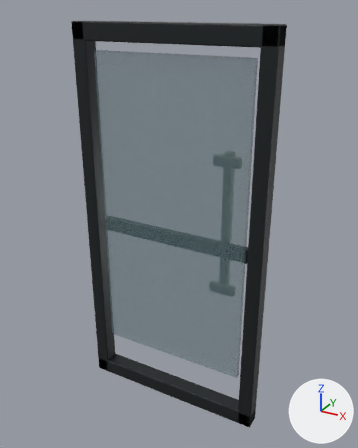
One commit to the glTF model assets/models3d/props/exterior_glass_door_leaf.glb: the scene before it, then after it.
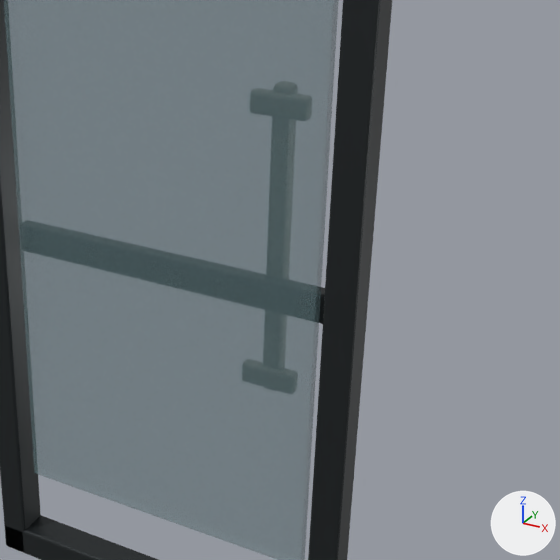
Each version appears first whole from a 50 mm camera at (1.073, -1.871, 1.959) aimed at (0.022, 0.039, 1.004), and next in a close-up on the part from 27% to 100% of the width and 25% to 84% of the height. The axes (+X, +Y, +Z) are drawn at lower right. The lights are the same throughout. The first two pictures are the older version. Vertices at exactly the same position are counted once.

Names of what the first close-up shows: 'exterior_glass_door_leaf'.
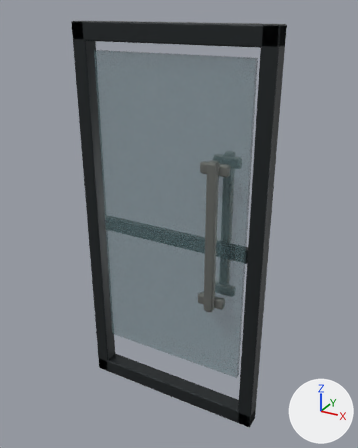
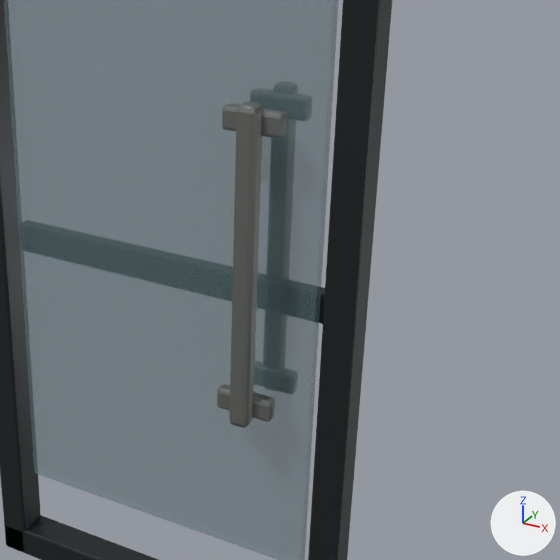
Commit message: added door models

The change, as JSON lines over the scene's bpy script:
```json
{"block": "me_cube_013", "where": "# used by ob_exterior_glass_door_leaf; location = (0.0, 0.0, 0.0)"}
{"op": "remove", "block": "me_cube_013", "code": "me_cube_013.from_pydata(...)  # 520 vertices, 1064 faces; spans x -0.47..0.47, y -0.04..0.11, z 0.0..1.9"}
{"op": "add", "block": "me_cube_013", "code": "me_cube_013.from_pydata(...)  # 688 vertices, 1388 faces; spans x -0.47..0.47, y -0.11..0.11, z 0.0..1.9"}
{"block": "me_cube_013", "change": "me_cube_013 part 1: the loose piece of 56 vertices spanning x 0.23..0.27, y 0.06..0.11, z 0.66..1.38 is copied, and the copy is moved by (0.0, -0.17, 0.0); it spans x 0.23..0.27, y -0.11..-0.06, z 0.66..1.38"}
{"block": "me_cube_013", "change": "me_cube_013 part 2: the loose piece of 56 vertices spanning x 0.19..0.31, y 0.05..0.08, z 1.32..1.37 is copied, and the copy is moved by (0.0, -0.13, 0.0); it spans x 0.19..0.31, y -0.08..-0.05, z 1.32..1.37"}
{"block": "me_cube_013", "change": "me_cube_013 part 3: the loose piece of 56 vertices spanning x 0.19..0.31, y 0.05..0.08, z 0.67..0.73 is copied, and the copy is moved by (0.0, -0.13, 0.0); it spans x 0.19..0.31, y -0.08..-0.05, z 0.67..0.73"}
```

What differs and where, as boxes (x1, y1, x2, y2) in the close-ups (560 x 560 px):
```json
{"part": 1, "of": "me_cube_013", "change": "added", "after": [229, 102, 263, 427]}
{"part": 2, "of": "me_cube_013", "change": "added", "after": [222, 103, 287, 139]}
{"part": 3, "of": "me_cube_013", "change": "added", "after": [217, 384, 275, 422]}
```
